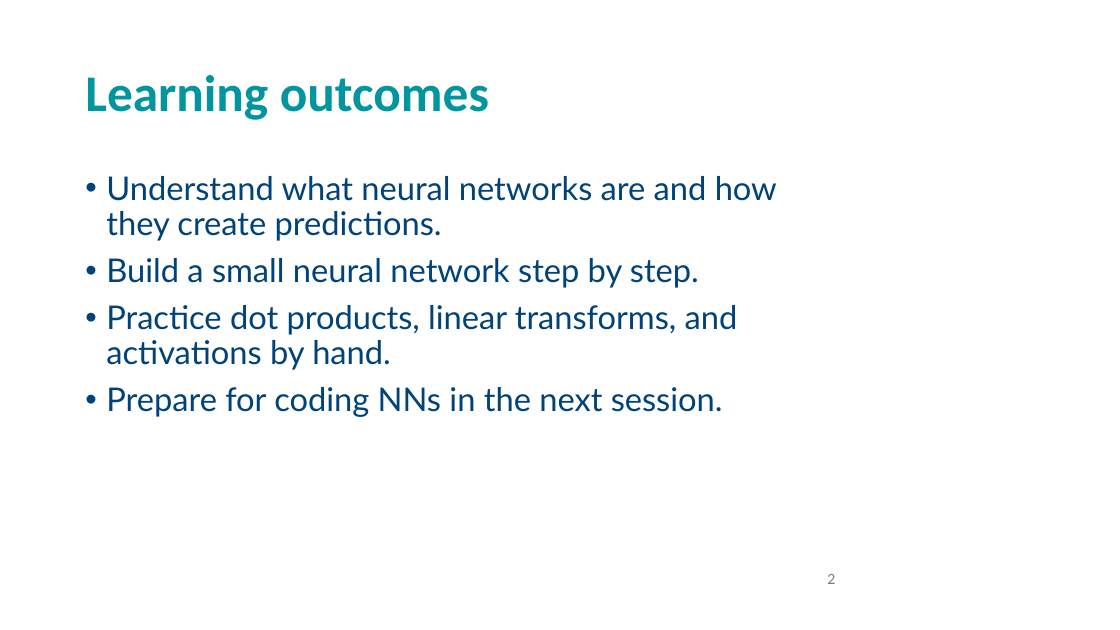
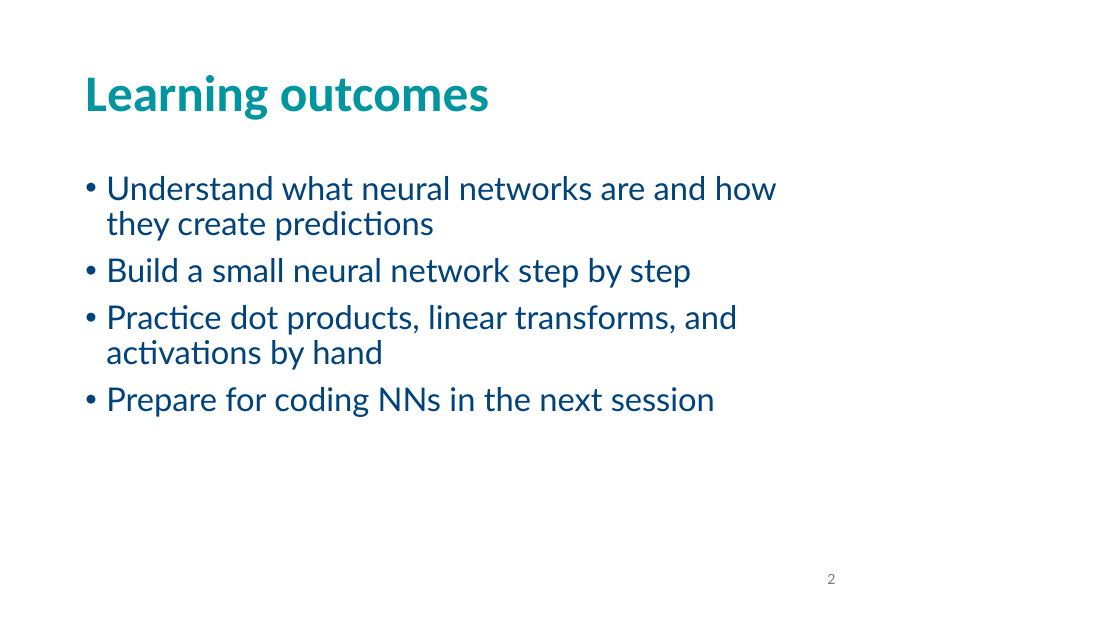
Before and after one commit to andrewcparnell/STAT41130, a slide deck: slide 2 of slides/day 1/D1C2_LR_introANNs.pptx. Drawn at 1120x630 pixels with LibreOffice and Linux fonts; fonts in the diff are those of the drawing; background and template pictures are left out. Boxes give left, top, right and bottom in pixels: in the first picture for what was removed or moved away, otherwise in the second. Text is boxed around its words. In the diff, an @@ line names an element or a change of style, - is before the commit and + after.

```diff
--- a/slides/day 1/D1C2_LR_introANNs.pptx
+++ b/slides/day 1/D1C2_LR_introANNs.pptx
@@ text at (106,176,777,417): text changed @@
-• Understand what neural networks are and how they create predictions.
-• Build a small neural network step by step.
-• Practice dot products, linear transforms, and activations by hand.
-• Prepare for coding NNs in the next session.
+• Understand what neural networks are and how they create predictions
+• Build a small neural network step by step
+• Practice dot products, linear transforms, and activations by hand
+• Prepare for coding NNs in the next session
```
Also in this commit, not shown: 2 other slides changed, 3 slides added, 1 slide removed, 31 other files.
